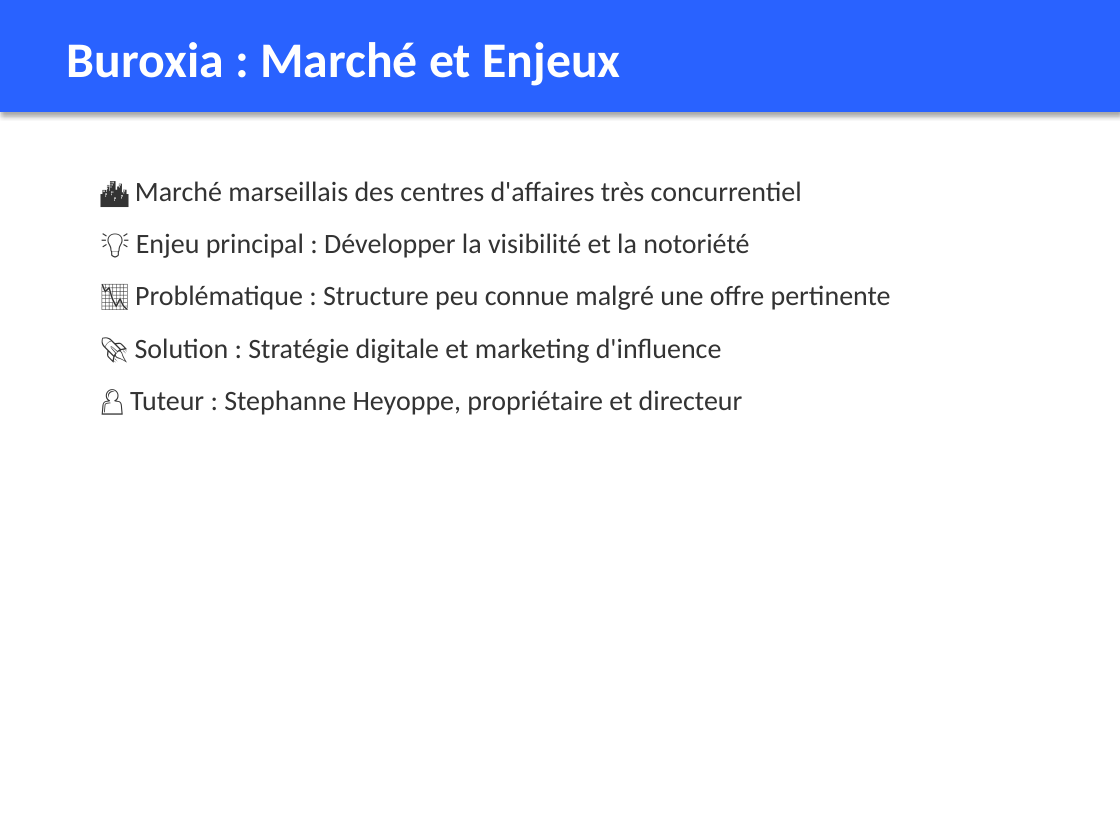
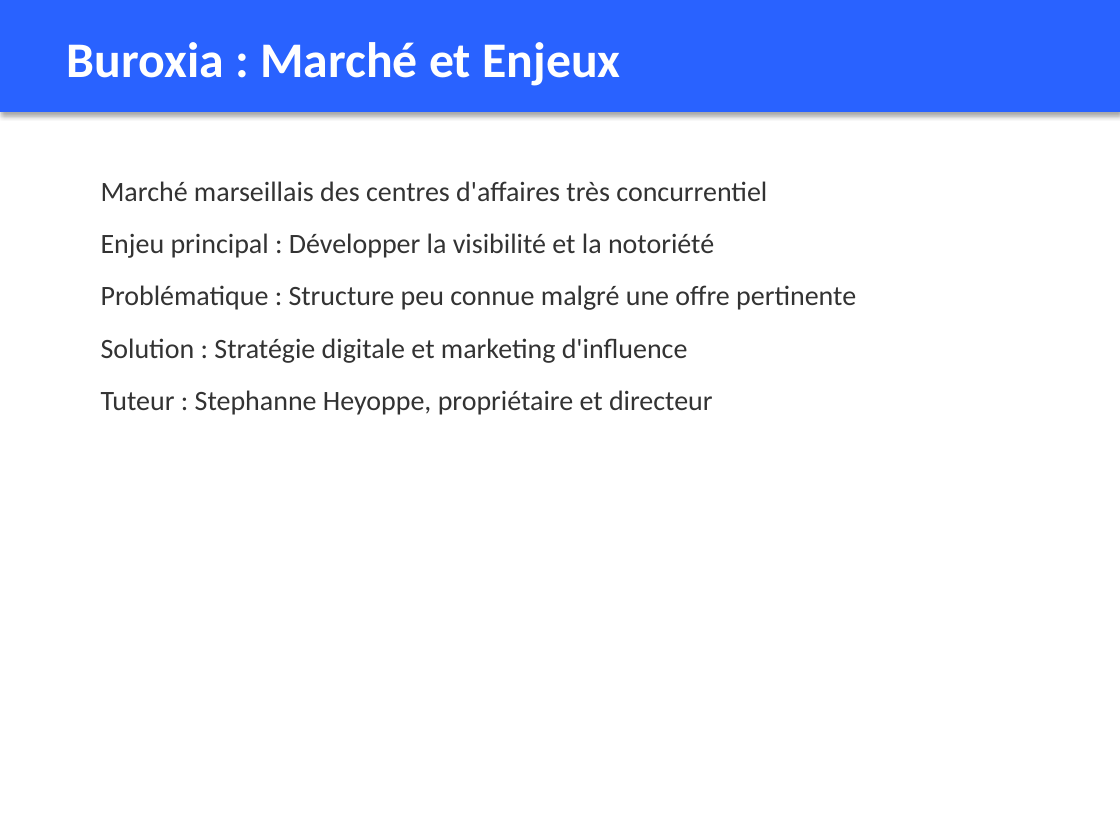
Before and after one commit to DOCK221/lbdmuser.github.io, a slide deck: slide 5 of Soutenance_Mouhamadou_Sow_B3_CDI.pptx. Drawn at 1120x840 pixels with LibreOffice and Linux fonts; fonts in the diff are those of the drawing. Boxes give left, top, right and bottom in pixels: in the first picture for what was removed or moved away, otherwise in the second. Text is boxed around its words. In the diff, an @@ line names an element or a change of style, - is before the commit and + after.

```diff
--- a/Soutenance_Mouhamadou_Sow_B3_CDI.pptx
+++ b/Soutenance_Mouhamadou_Sow_B3_CDI.pptx
@@ text at <box>101,181,856,415</box>: text changed @@
-🏙️ Marché marseillais des centres d'affaires très concurrentiel
-💡 Enjeu principal : Développer la visibilité et la notoriété
-📉 Problématique : Structure peu connue malgré une offre pertinente
-🚀 Solution : Stratégie digitale et marketing d'influence
-👤 Tuteur : Stephanne Heyoppe, propriétaire et directeur
+Marché marseillais des centres d'affaires très concurrentiel
+Enjeu principal : Développer la visibilité et la notoriété
+Problématique : Structure peu connue malgré une offre pertinente
+Solution : Stratégie digitale et marketing d'influence
+Tuteur : Stephanne Heyoppe, propriétaire et directeur
```
Also in this commit, not shown: 20 other slides changed, 2 other files.
